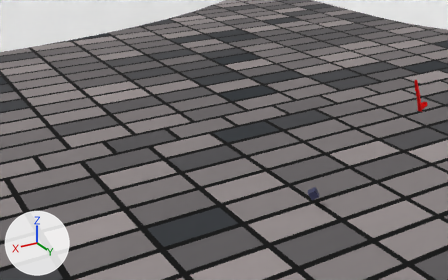
The Blender file openrocket/linux_server.blend as it was, and as the next commit left it.
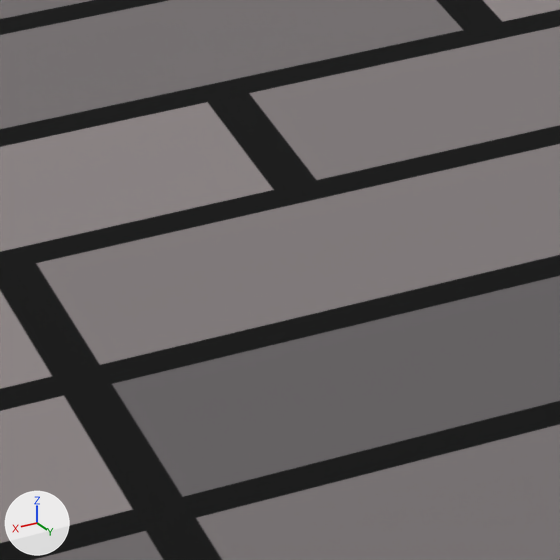
The first picture shows the older version from a 50 mm camera at (16.98, 20.09, 13.88) aimed at (3.97, -1.59, 3.04). The close-ups show both versions on the part from 1% to 18% of the width and 52% to 78% of the height of that picture; other places that the commit changed are outside them. Lighting does not change. The marker at lower left points along +X, +Y and +Z.
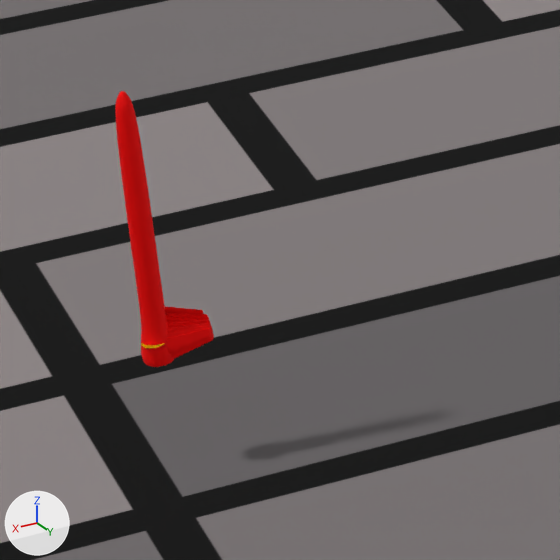
Edits to the bpy script that builds the scene:
```text
Change ob_rocket:
    ob_rocket.location: (-2.537, 3.309, 5.212) -> (11.592, -7.036, 0.656)
    ob_rocket.rotation_euler: (0.252, -0.501, 3.015) -> (-0.00628, 0.00378, 3.138)  # degrees (14, -29, 173) -> degrees (-0.4, 0.2, 180)
Change ob_thruster:
    ob_thruster.rotation_euler: (-0.00149, -0.0476, 0.0000356) -> (0.0, 0.0, 0.0)  # degrees (-0.1, -2.7, 0) -> degrees (0, 0, 0)
```

Boxes [x1, y1, x2, y2] around the edits, measured in the close-ups (560 x 560 px):
'Rocket', moved, turned (not visible before)
    after: [115, 91, 214, 367]
'Thruster', moved, turned (not visible before)
    after: [141, 343, 165, 348]
